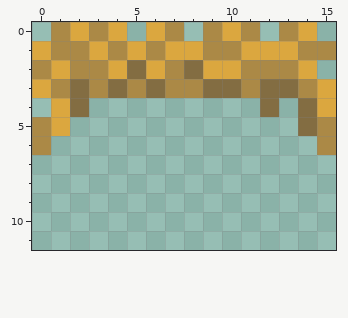
One commit to this pixel-art sprite: all_scenes/game_scenes/chapter_1_scenes/art/game_art/chapter_1_decoration_tileset.png. Above is the file before it was changed.
The file is 16x20 pixels. Shown: x 0..15, y 0..11.
And afterwards:
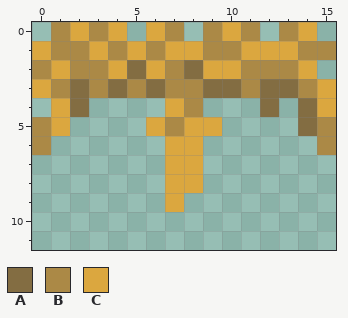
Palette (. is transparent): A #836d42  B #ab8946  C #dba73f
Changes in this commit:
y 4: x 7..8 .. -> CB
y 5: x 6..9 .... -> CBCC
y 6..8: x 7..8 .. -> CC
y 9: x 7 . -> C
Changed places in both pictures, as pixel boxes (x1, y1, x2, y2):
added: (146, 98, 222, 212)
